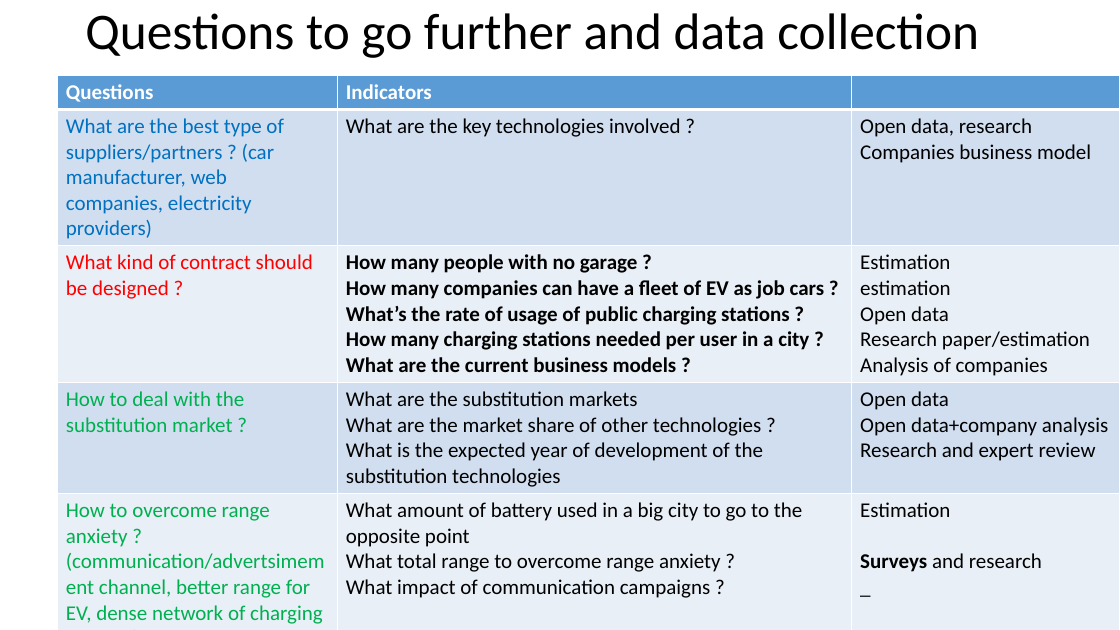
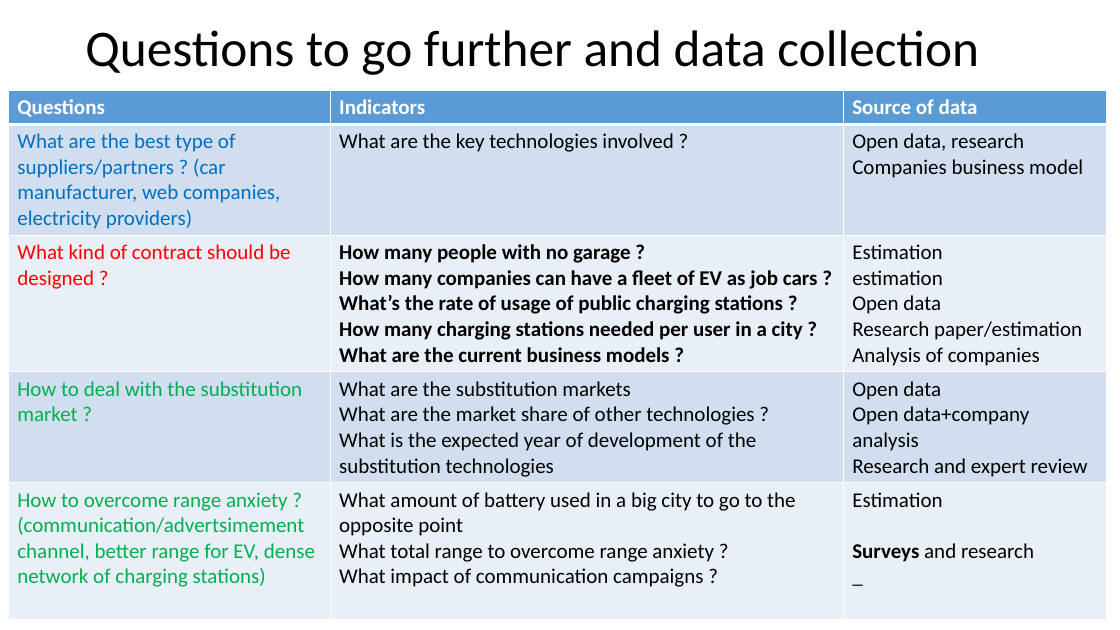
Before and after one commit to VincentHenric/GMS_group5, a slide deck: slide 4 of Class Presentations/2th-presentation/logic model.pptx. Drawn at 1120x630 pixels with LibreOffice and Linux fonts; fonts in the diff are those of the drawing. Boxes give left, top, right and bottom in pixels: in the first picture for what was removed or moved away, otherwise in the second. Text is boxed around its words. In the diff, an @@ line names an element or a change of style, - is before the commit and + after.

Commit message:
modification logic model

```diff
--- a/Class Presentations/2th-presentation/logic model.pptx
+++ b/Class Presentations/2th-presentation/logic model.pptx
@@ title "Questions to go further and ...": place and size @@
-title "Questions to go further and ..." at <box>85,13,979,58</box>
+title "Questions to go further and ..." at <box>85,30,979,75</box>
@@ table at <box>9,91,1107,613</box> @@
-row 1, column 3: 
+row 1, column 3: Source of data
-row 6: What are the best market to go ? | How many EV sold in each country (and prospects) ? / What subsidies in each country ? | 
@@ table: place and size @@
-table at <box>57,75,1119,630</box>
+table at <box>9,91,1107,613</box>
```
